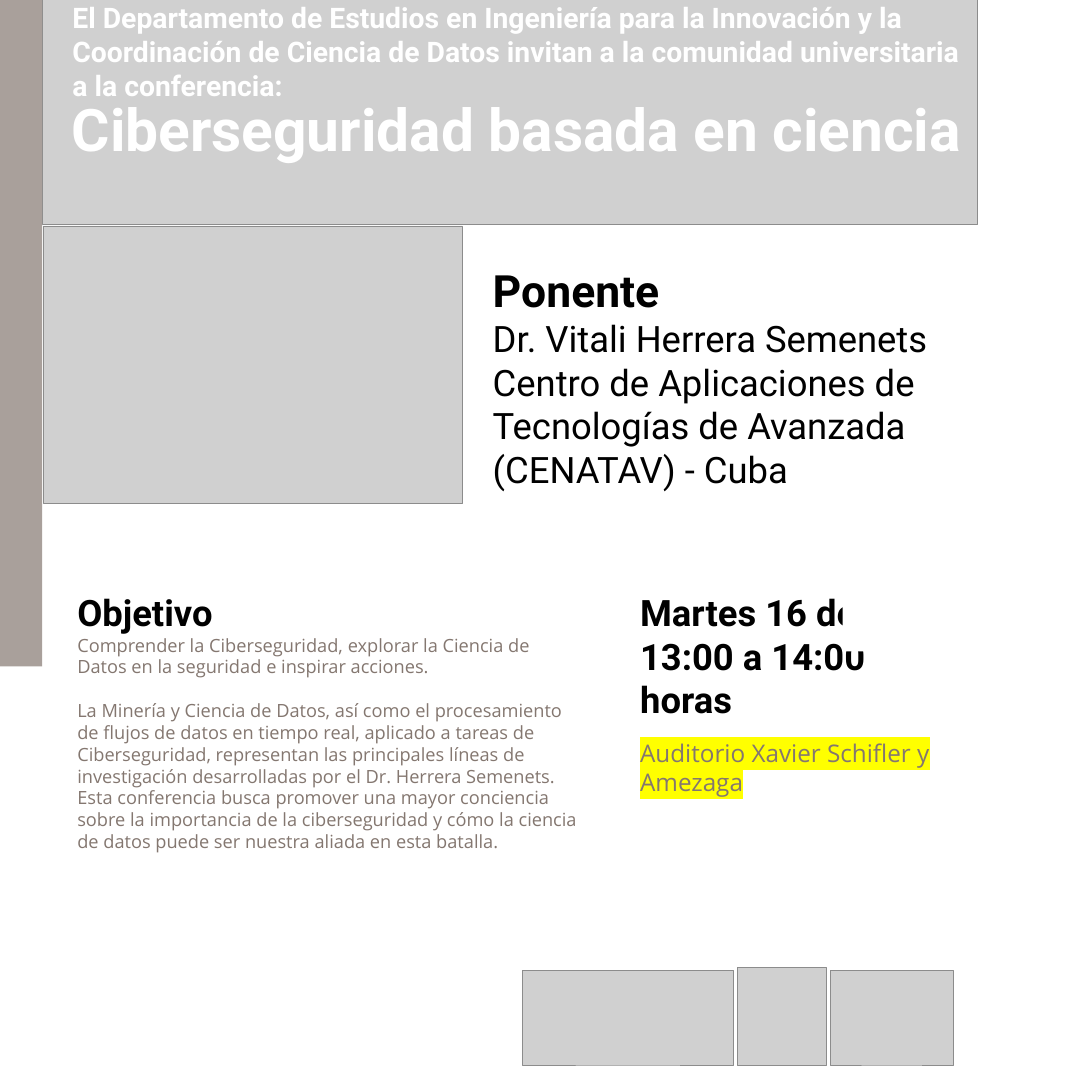
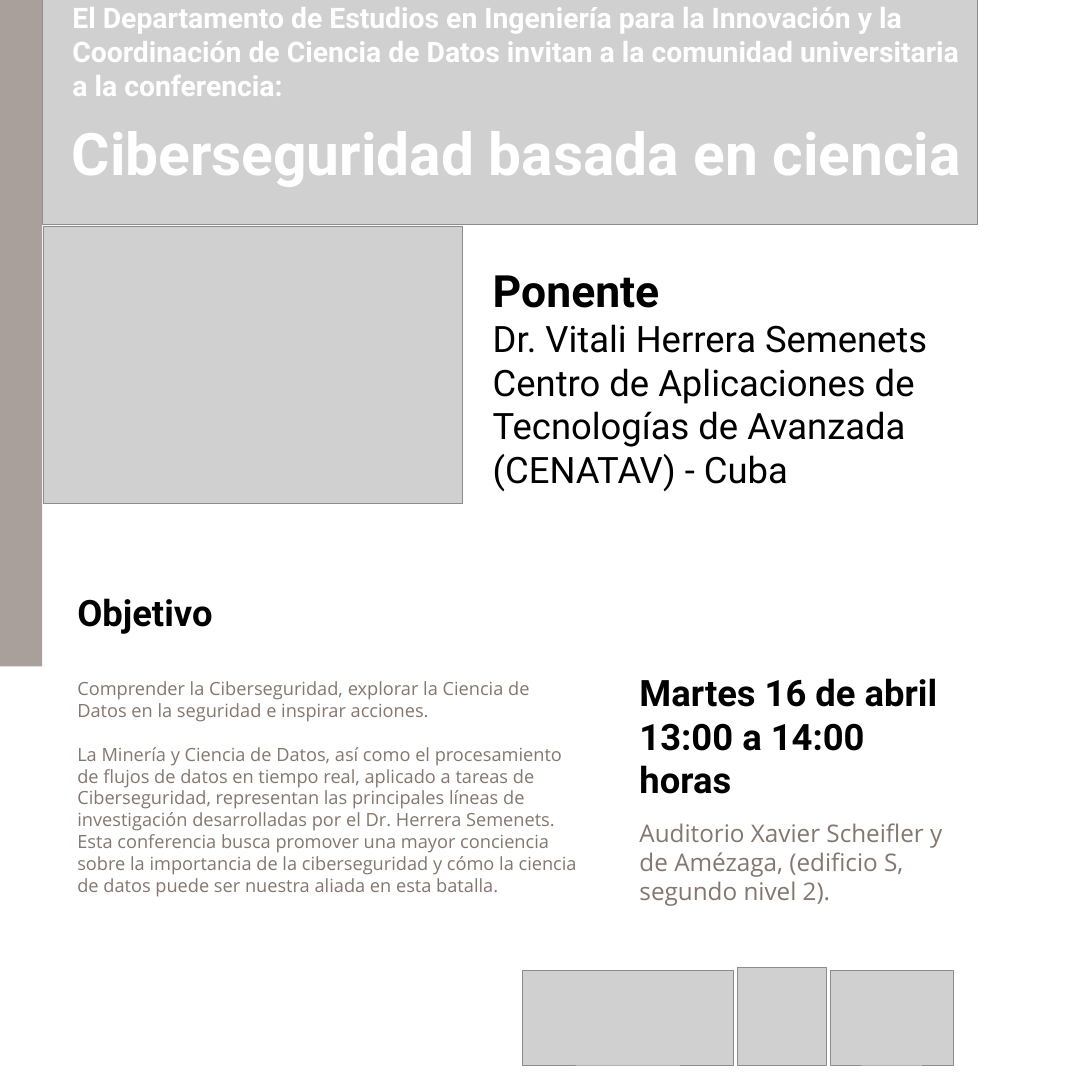
Before and after one commit to lbustio/CSwIA, a slide deck: slide 1 of 01.-Promocionales/Promoción_Conferencia_de_Vitali_Herrera.pptx. Drawn at 1092x1092 pixels with LibreOffice and Linux fonts; fonts in the diff are those of the drawing; grey boxes stand for pictures. Boxes give left, top, right and bottom in pixels: in the first picture for what was removed or moved away, otherwise in the second. Text is boxed around its words. In the diff, an @@ line names an element or a change of style, - is before the commit and + after.

```diff
--- a/01.-Promocionales/Promoción_Conferencia_de_Vitali_Herrera.pptx
+++ b/01.-Promocionales/Promoción_Conferencia_de_Vitali_Herrera.pptx
@@ text "Ciberseguridad basada en ciencia": place and size @@
-text "Ciberseguridad basada en ciencia" at [72, 107, 961, 163]
+text "Ciberseguridad basada en ciencia" at [72, 131, 961, 187]
@@ rectangle removed at [843, 541, 953, 651] @@
@@ text "Objetivo" rewrapped from [77, 598, 577, 853] to [77, 598, 577, 897] @@
@@ text "Martes 16 de abril 13:00 ...": place and size @@
-text "Martes 16 de abril 13:00 ..." at [640, 598, 929, 797]
+text "Martes 16 de abril 13:00 ..." at [639, 678, 942, 906]
@@ text at [639, 823, 942, 906]: text changed @@
-Auditorio Xavier Schifler y Amezaga
+Auditorio Xavier Scheifler y de Amézaga, (edificio S, segundo nivel 2).
```
Also in this commit, not shown: 22 other files.
